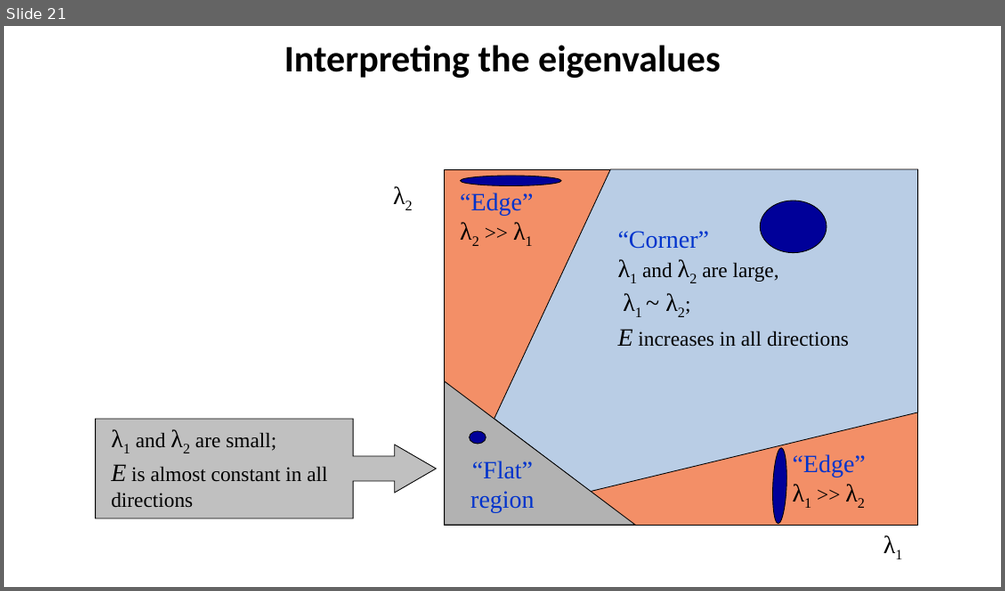
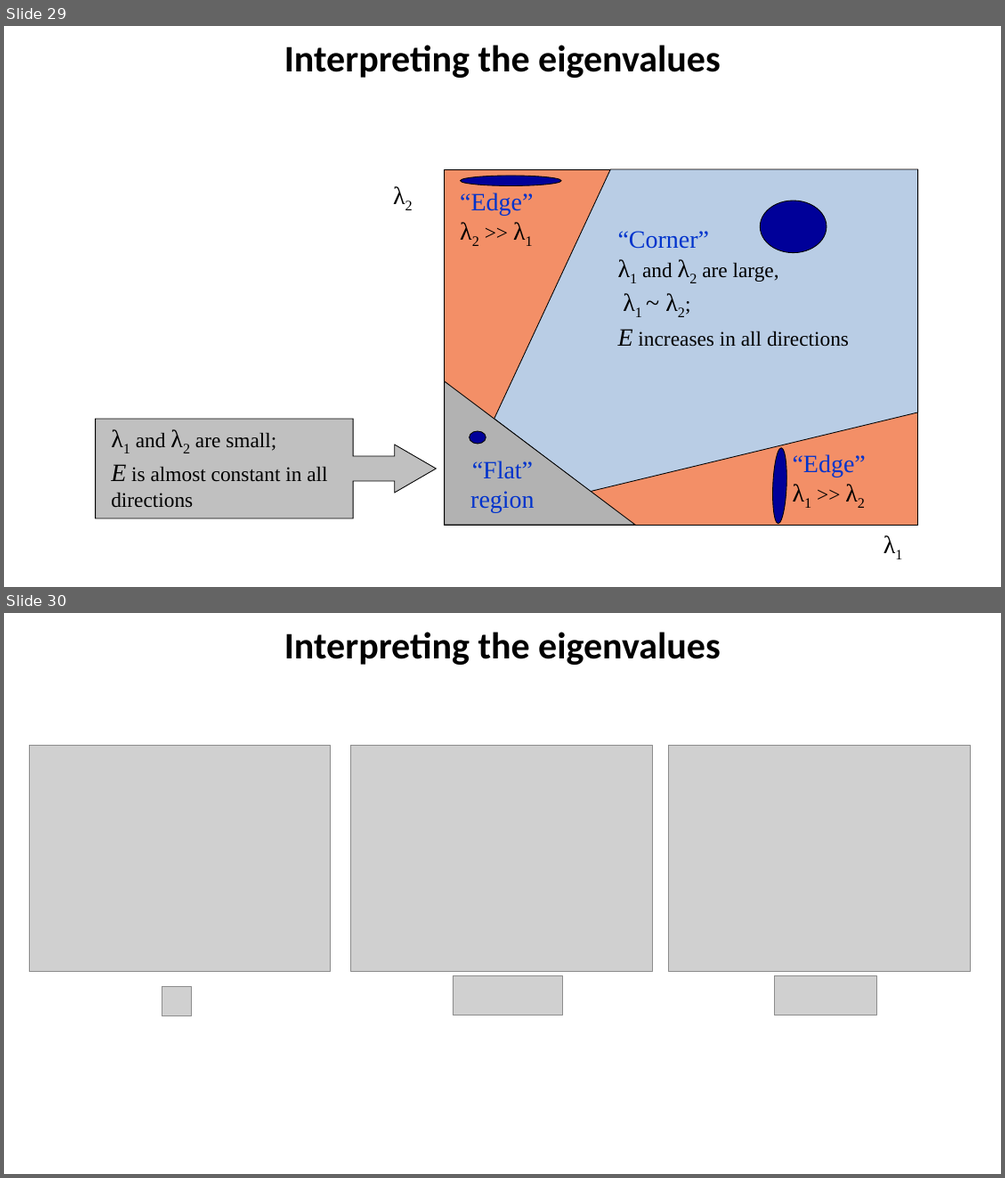
Before and after one commit to YoniChechik/AI_is_Math, a slide deck: c_08_features/features.pptx. Shown one above the other, each under a label of ours: slide 21 before the commit, slides 29 and 30 after it. The pictures are 1005x591 and 1005x1178 pixels, drawn with LibreOffice and Linux fonts; fonts in the diff are those of the drawing; grey boxes stand for pictures. Boxes give left, top, right and bottom in pixels: in the first picture for what was removed or moved away, otherwise in the second. Text is boxed around its words. In the diff, an @@ line names an element or a change of style, - is before the commit and + after.

```diff
--- a/c_08_features/features.pptx
+++ b/c_08_features/features.pptx
@@ slide 30 added at (x1=4, y1=613, x2=1001, y2=1174), background #FFFFFF @@
@@ title added at (x1=284, y1=632, x2=720, y2=665), 36 pt, text #000000, bold @@
+Interpreting the eigenvalues
@@ picture added at (x1=29, y1=746, x2=330, y2=971) @@
@@ picture added at (x1=351, y1=746, x2=652, y2=971) @@
@@ picture added at (x1=669, y1=746, x2=971, y2=971) @@
@@ picture added at (x1=453, y1=976, x2=563, y2=1015) @@
@@ picture added at (x1=774, y1=976, x2=877, y2=1015) @@
@@ picture added at (x1=162, y1=987, x2=191, y2=1016) @@
@@ what was slide 21 is now slide 29 @@
```
Also in this commit, not shown: 9 slides changed, 11 other slides added, 4 slides removed.
